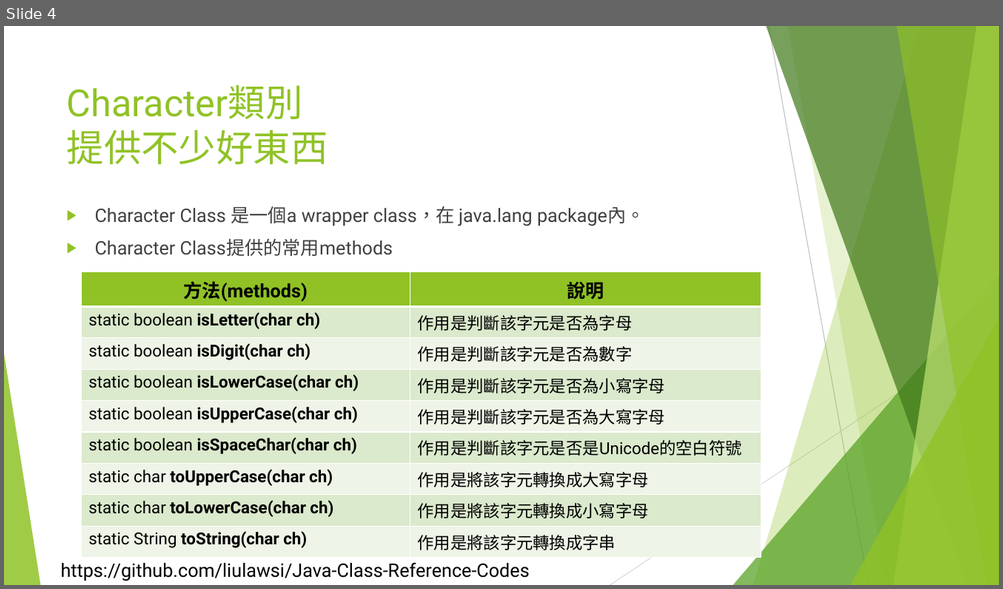
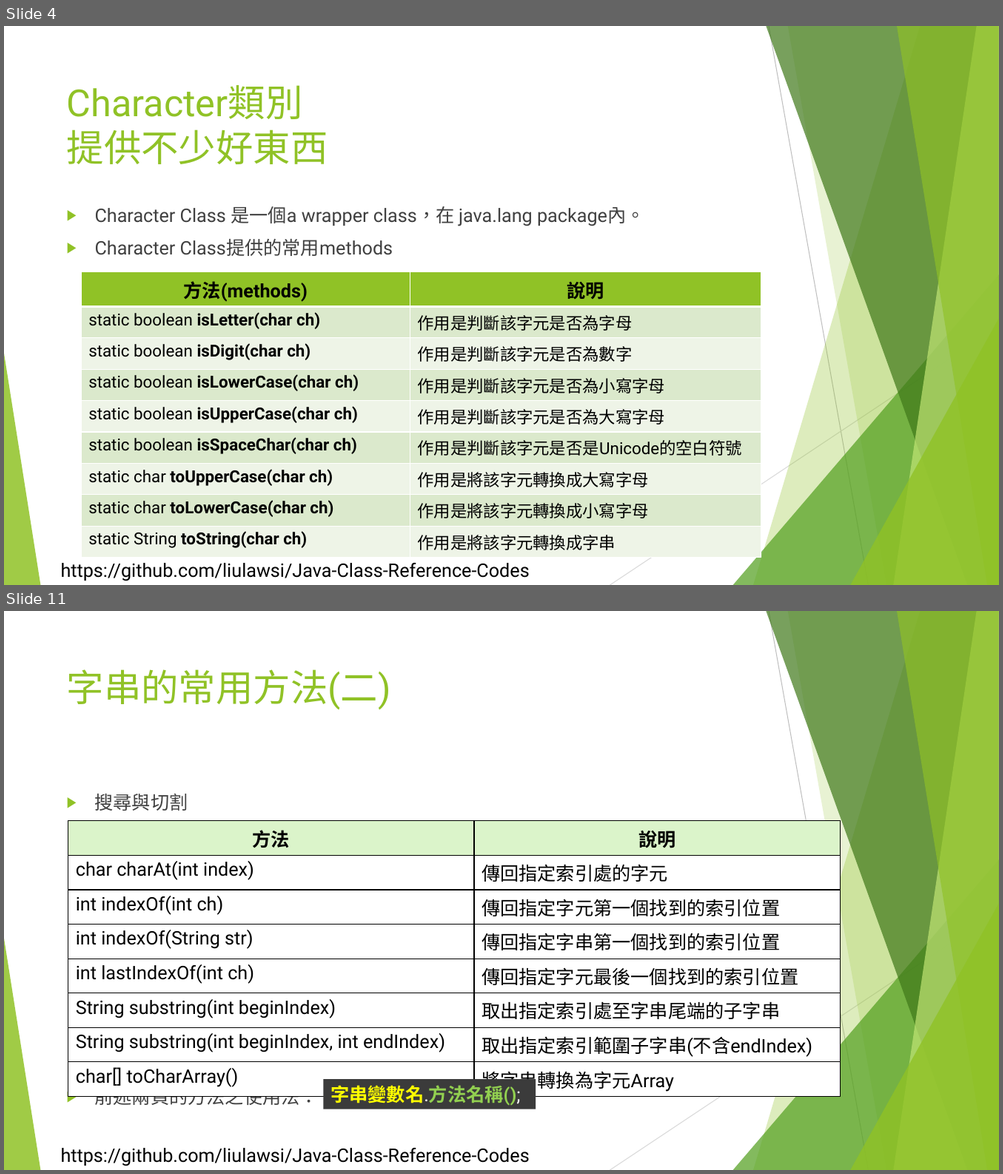
Before and after one commit to liulawsi/My_PPTs, a slide deck: LCC/Java/09_字串一定要會.pptx. Shown one above the other, each under a label of ours: slide 4 before the commit, slides 4 and 11 after it; the slides between them are not shown. The pictures are 1003x589 and 1003x1174 pixels, drawn with LibreOffice and Linux fonts; fonts in the diff are those of the drawing; background and template pictures are left out. Boxes give left, top, right and bottom in pixels: in the first picture for what was removed or moved away, otherwise in the second. Text is boxed around its words. In the diff, an @@ line names an element or a change of style, - is before the commit and + after.

```diff
--- a/LCC/Java/09_字串一定要會.pptx
+++ b/LCC/Java/09_字串一定要會.pptx
@@ slide 11 added at box(4, 611, 999, 1170), background #FFFFFF; not listed: 11 template elements that a slide beside it also shows @@
@@ title added at box(67, 669, 391, 710), 36 pt, text #90C226 @@
+字串的常用方法(二)
@@ text added at box(95, 794, 318, 1105), 18 pt, text #404040 @@
+▶ 搜尋與切割
+▶ 前述兩頁的方法之使用法：
@@ table added at box(68, 820, 840, 1095), 8 rows, 2 columns @@
+方法 | 說明
+char charAt(int index) | 傳回指定索引處的字元
+int indexOf(int ch) | 傳回指定字元第一個找到的索引位置
+int indexOf(String str) | 傳回指定字串第一個找到的索引位置
+int lastIndexOf(int ch) | 傳回指定字元最後一個找到的索引位置
+String substring(int beginIndex) | 取出指定索引處至字串尾端的子字串
+String substring(int beginIndex, int endIndex) | 取出指定索引範圍子字串(不含endIndex)
+char[] toCharArray() | 將字串轉換為字元Array
@@ rectangle added at box(324, 1079, 536, 1110), fill #3B3B3B, 18 pt, text #92D050, bold @@
+字串變數名.方法名稱();
```
Also in this commit, not shown: 2 slides changed, 11 other slides added, 4 other files.
